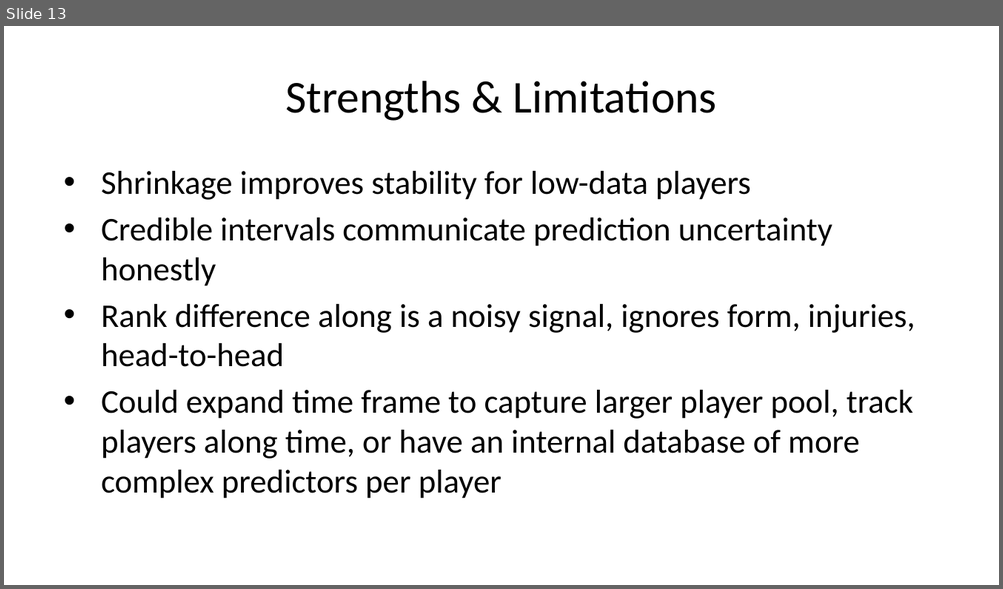
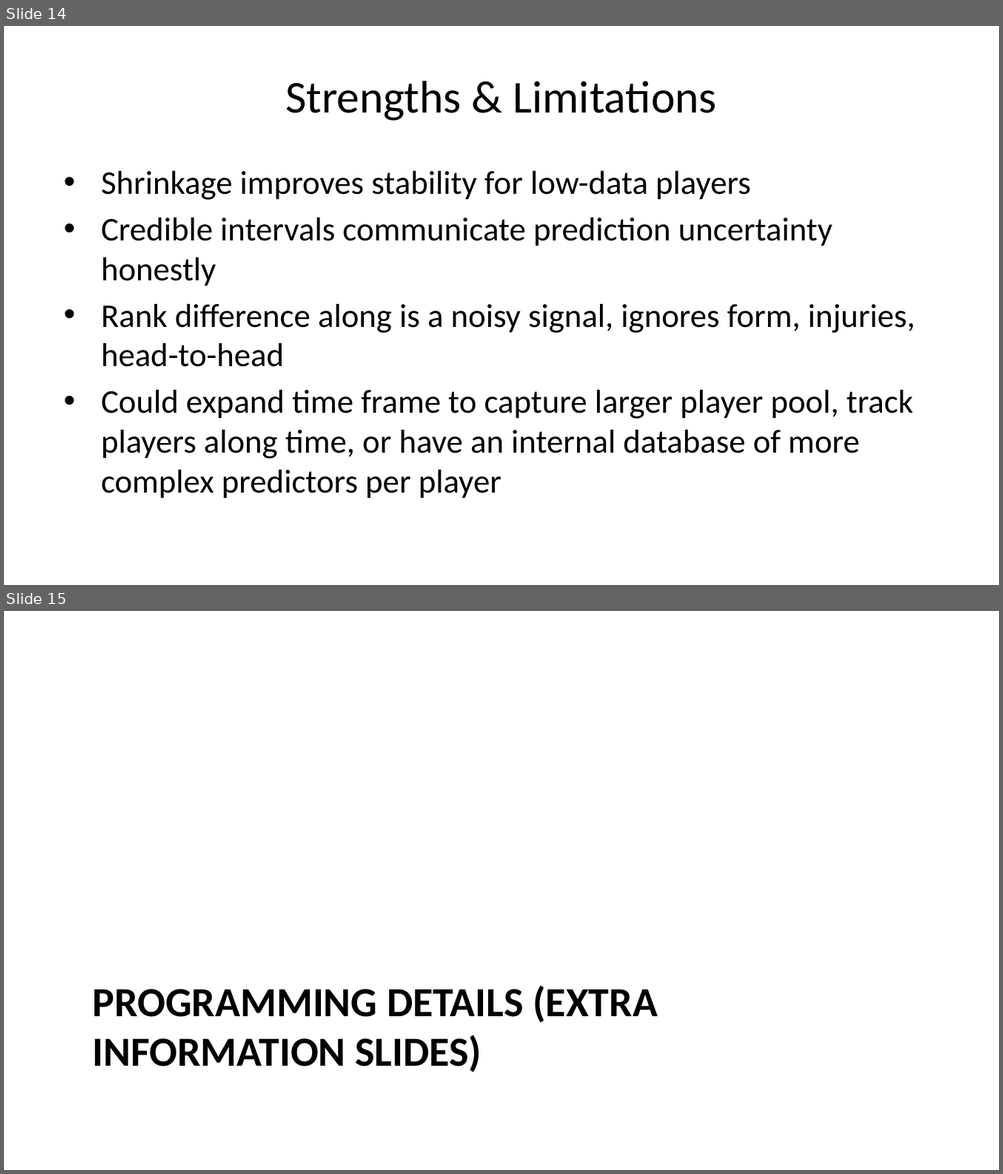
Before and after one commit to ryan-merser/ST540_Bayes, a slide deck: Presentation_files/Presentation2.pptx. Shown one above the other, each under a label of ours: slide 13 before the commit, slides 14 and 15 after it. The pictures are 1003x589 and 1003x1174 pixels, drawn with LibreOffice and Linux fonts; fonts in the diff are those of the drawing. Boxes give left, top, right and bottom in pixels: in the first picture for what was removed or moved away, otherwise in the second. Text is boxed around its words. In the diff, an @@ line names an element or a change of style, - is before the commit and + after.

```diff
--- a/Presentation_files/Presentation2.pptx
+++ b/Presentation_files/Presentation2.pptx
@@ slide 15 added at [4,611,999,1170], background #FFFFFF @@
@@ title added at [93,985,657,1073], 30 pt, text #000000, bold @@
+PROGRAMMING DETAILS (EXTRA INFORMATION SLIDES)
@@ what was slide 13 is now slide 14 @@
```
Also in this commit, not shown: 4 slides changed, 4 other slides added, 2 slides removed, 7 other files.
